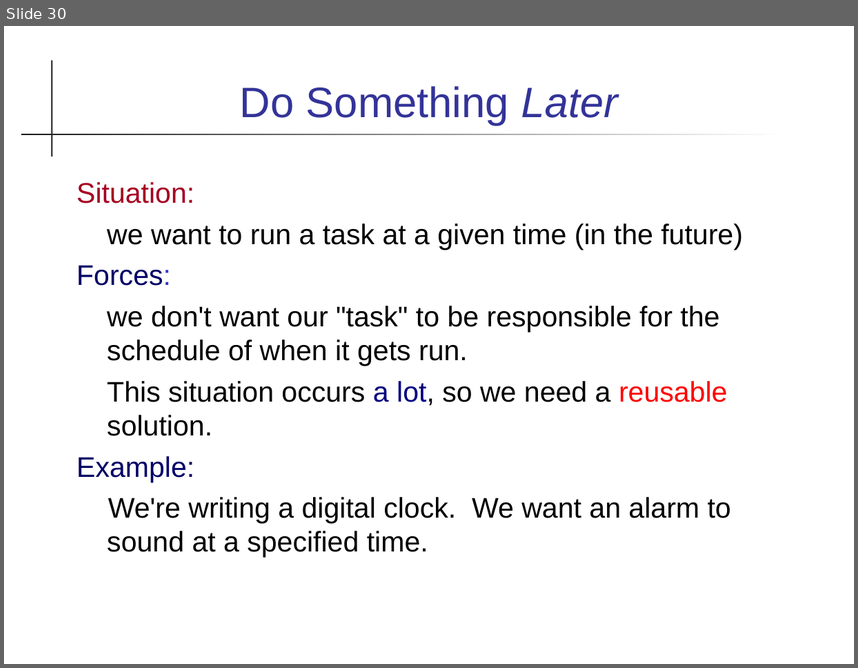
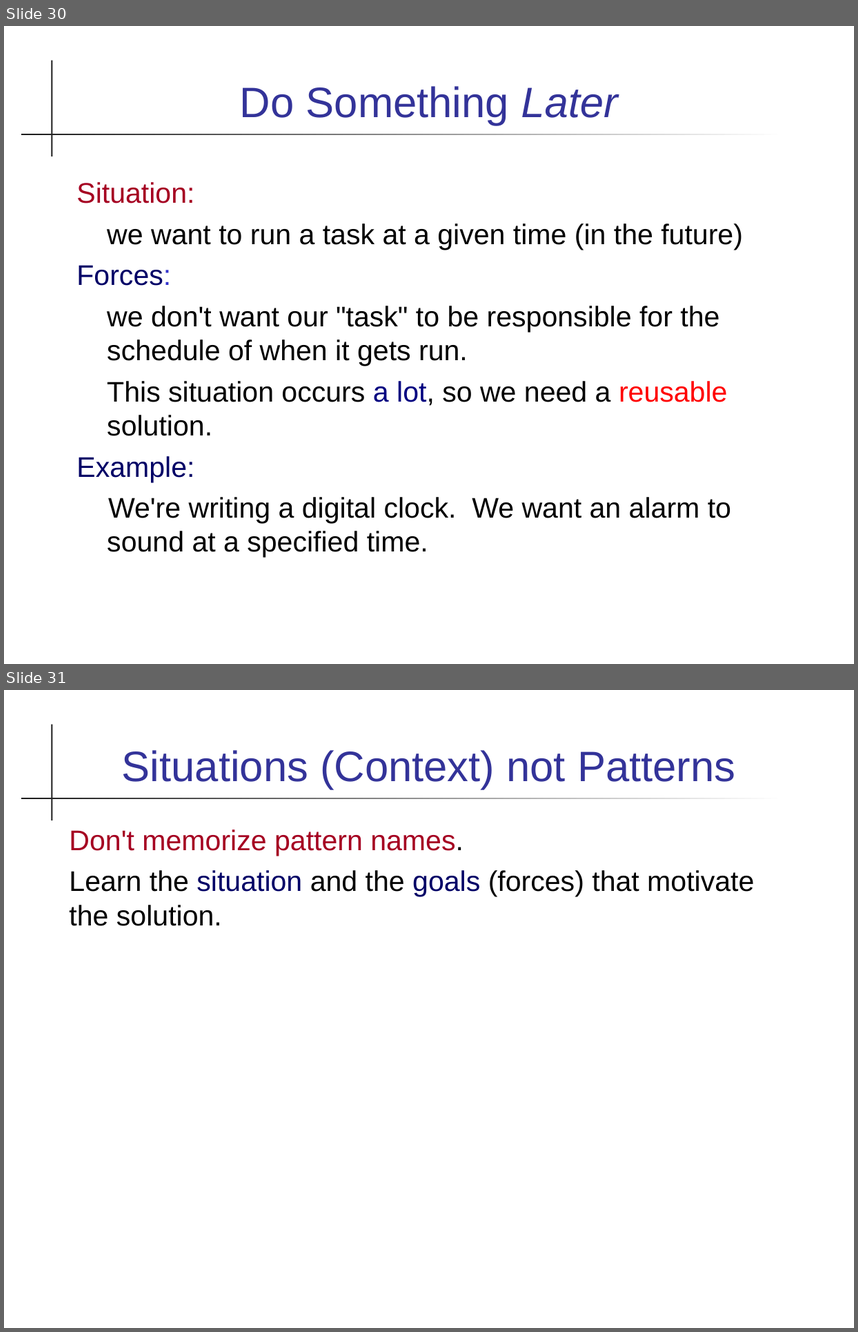
Before and after one commit to skeoop/skeoop.github.io, a slide deck: patterns/Design-Patterns-Introduction.ppt. Shown one above the other, each under a label of ours: slide 30 before the commit, slides 30 and 31 after it. The pictures are 858x668 and 858x1332 pixels, drawn with LibreOffice and Linux fonts; fonts in the diff are those of the drawing. Boxes give left, top, right and bottom in pixels: in the first picture for what was removed or moved away, otherwise in the second. Text is boxed around its words. In the diff, an @@ line names an element or a change of style, - is before the commit and + after.

```diff
--- a/patterns/Design-Patterns-Introduction.ppt
+++ b/patterns/Design-Patterns-Introduction.ppt
@@ slide 31 added at [4,690,854,1328], background #FFFFFF; not listed: 2 template elements that a slide beside it also shows @@
@@ title added at [122,750,735,789], 36 pt, text #333399 @@
+Situations (Context) not Patterns
@@ text added at [69,829,754,926], 24 pt, text #000000 @@
+Don't memorize pattern names.
+Learn the situation and the goals (forces) that motivate the solution.
```
Also in this commit, not shown: 3 slides changed, 36 other files.
